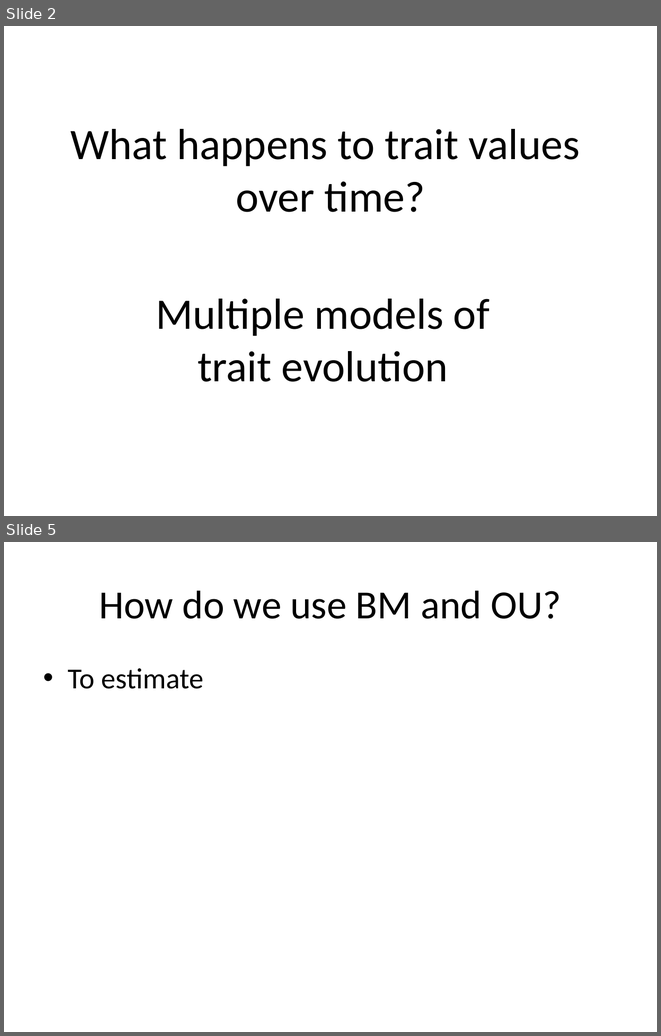
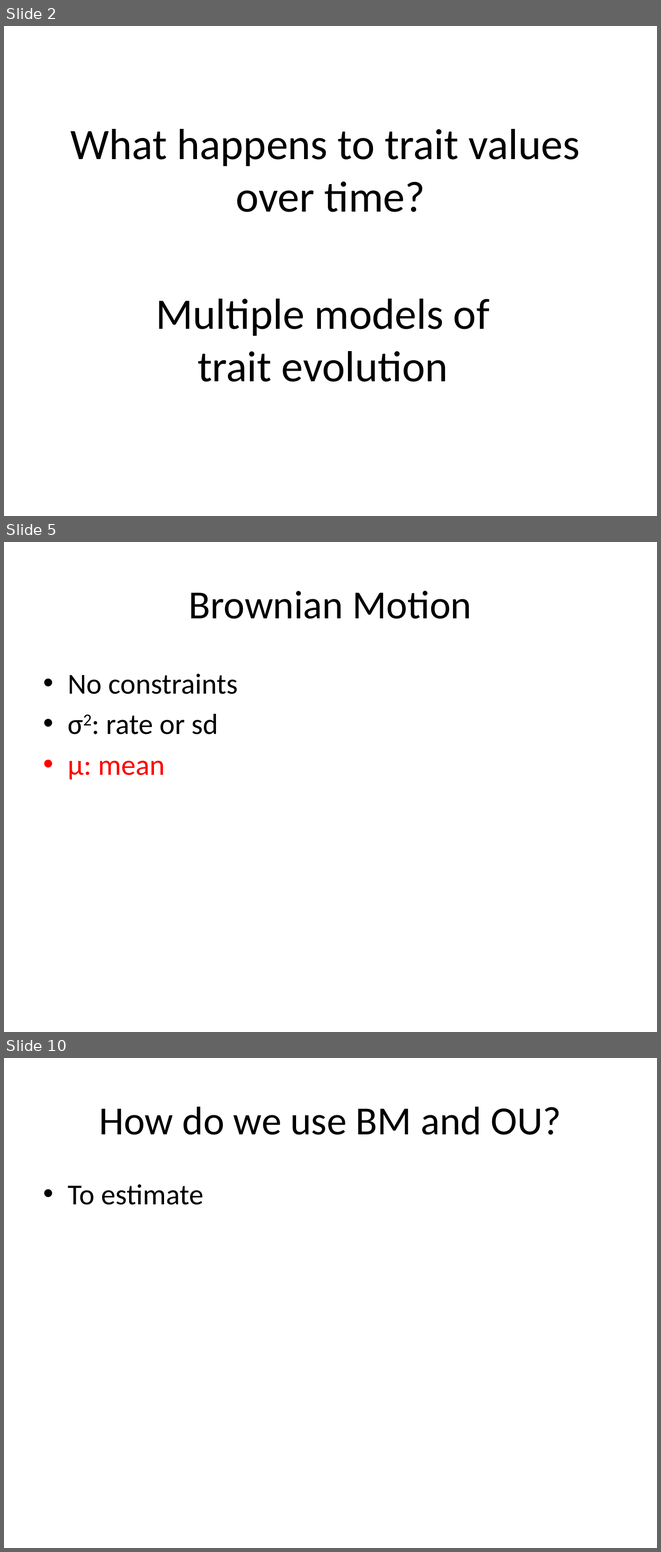
Before and after one commit to jonchang/brownian-bottlenecks, a slide deck: bottleneck_pres.pptx. Shown one above the other, each under a label of ours: slides 2 and 5 before the commit, slides 2, 5 and 10 after it; the slides between them are not shown. The pictures are 661x1036 and 661x1552 pixels, drawn with LibreOffice and Linux fonts; fonts in the diff are those of the drawing. Boxes give left, top, right and bottom in pixels: in the first picture for what was removed or moved away, otherwise in the second. Text is boxed around its words. In the diff, an @@ line names an element or a change of style, - is before the commit and + after.

```diff
--- a/bottleneck_pres.pptx
+++ b/bottleneck_pres.pptx
@@ slide 5 added at box(4, 542, 657, 1032), background #FFFFFF @@
@@ title added at box(189, 591, 471, 619), 44 pt, text #000000 @@
+Brownian Motion
@@ text added at box(68, 673, 238, 779), 32 pt, text #000000 @@
+• No constraints
+• σ2: rate or sd
+• μ: mean
@@ what was slide 5 is now slide 10 @@
```
Also in this commit, not shown: 3 slides changed, 11 other slides added, 2 slides removed.
